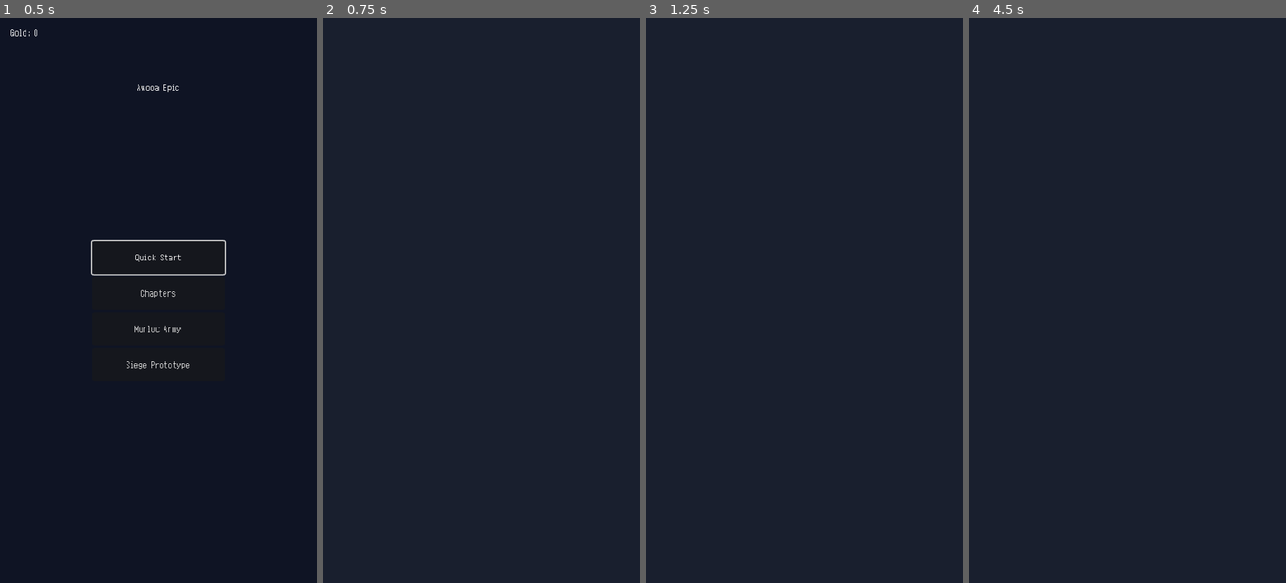
Above: before the commit, frames 1-4 (left to right).
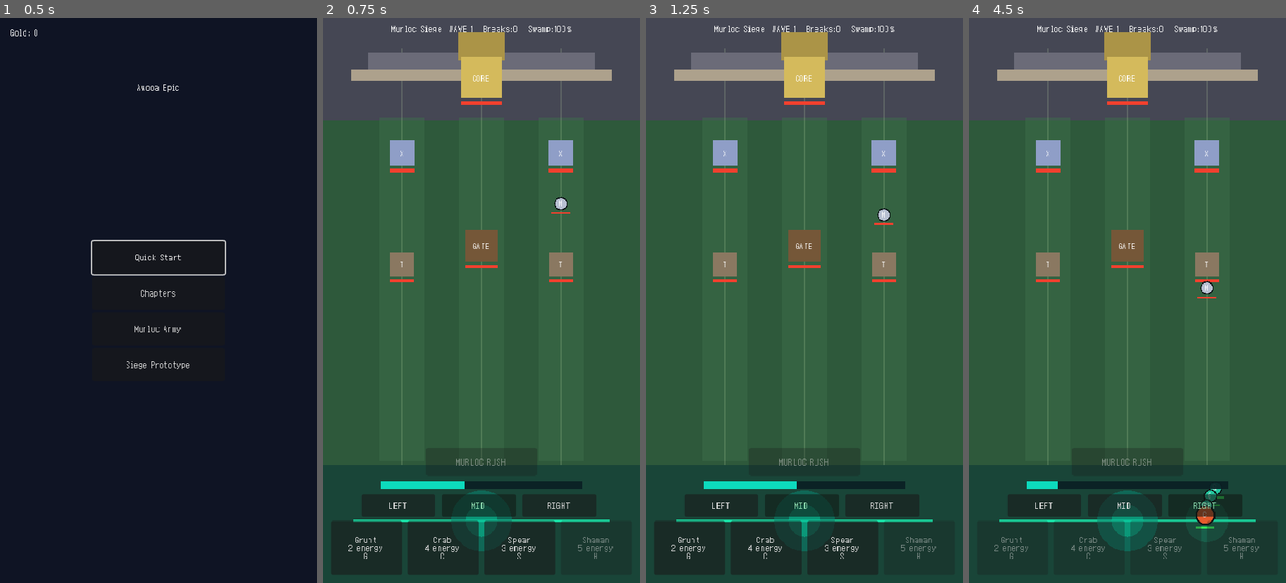
Above: after the commit, the same moments.

Repository: rare1fy/awooa-epic
Game: Godot game, scene res://scenes/main_menu/main_menu.tscn
The game is run twice, just before and just after one commit, with the same random seed, the same clock (stepped at 60 frames per second) and the same inputs.
Inputs (mouse positions are in pixels of both pictures, inside the frame that each line leads up to):
- Up to frame 1 (0.5 s): no input
- Up to frame 2 (0.75 s): click "Siege Prototype" at 0.5 s
- Up to frame 3 (1.25 s): no input
- Up to frame 4 (4.5 s): click (1045, 503) at 1.25 s, where only the run after the commit has a clickable "LEFT"; click (1124, 503) at 2 s, where only the run after the commit has a clickable "MID"; click (1206, 503) at 2.75 s, where only the run after the commit has a clickable "RIGHT"; click (1013, 549) at 3.5 s, where only the run after the commit has a clickable "Grunt 2 energy G"; click (1089, 549) at 4.25 s, where only the run after the commit has a clickable "Crab 4 energy C"

Frame 1 is identical in both runs. In frame 2, 92% of the frame differs, in the area x 0-100%, y 0-100%; in frame 3, 92%; in frame 4, 97%.
Error before the commit: Parse Error: Cannot infer the type of "x" variable because the value doesn't have a set type. (res://scenes/battle/battle_siege.gd:758)

Commit message:
Fix siege prototype web parse errors

Diff:
--- a/scenes/battle/battle_siege.gd
+++ b/scenes/battle/battle_siege.gd
@@ -94,7 +94,7 @@
 		if heal_timer > 0.0:
 			return
 		heal_timer = heal_interval
-		var wounded := battle.find_wounded_murloc(global_position, 74.0)
+		var wounded: SiegeUnit = battle.find_wounded_murloc(global_position, 74.0)
 		if wounded:
 			wounded.heal(heal_amount)
 			battle.flash_at(wounded.global_position, Color(0.35, 1.0, 0.65, 0.9), 22.0)
@@ -205,7 +205,7 @@
 		attack_timer -= delta
 		if attack_timer > 0.0:
 			return
-		var target := battle.find_nearest_murloc(global_position, attack_range, lane)
+		var target: SiegeUnit = battle.find_nearest_murloc(global_position, attack_range, lane)
 		if target:
 			battle.building_attack(self, target)
 			attack_timer = attack_interval
@@ -421,12 +421,12 @@
 
 func find_target_for(unit: SiegeUnit) -> Node2D:
 	if unit.side == &"murloc":
-		var nearest_unit := _nearest_unit(unit.global_position, defenders, unit.attack_range, unit.lane)
-		var nearest_building := _nearest_building(unit.global_position, unit.attack_range, unit.lane)
+		var nearest_unit: SiegeUnit = _nearest_unit(unit.global_position, defenders, unit.attack_range, unit.lane)
+		var nearest_building: SiegeBuilding = _nearest_building(unit.global_position, unit.attack_range, unit.lane)
 		if nearest_unit and nearest_building:
 			return nearest_unit if unit.global_position.distance_to(nearest_unit.global_position) < unit.global_position.distance_to(nearest_building.global_position) else nearest_building
 		return nearest_unit if nearest_unit else nearest_building
-	var target := _nearest_unit(unit.global_position, murlocs, unit.attack_range, unit.lane)
+	var target: SiegeUnit = _nearest_unit(unit.global_position, murlocs, unit.attack_range, unit.lane)
 	if target:
 		return target
 	if unit.global_position.y >= SPAWN_Y_START + 8.0:
@@ -755,7 +755,7 @@
 	draw_rect(Rect2(0, 675, 480, 179), Color(0.1, 0.27, 0.22, 1.0))
 
 	for i: int in 3:
-		var x := LANE_X[i]
+		var x: float = LANE_X[i]
 		draw_rect(Rect2(x - 34.0, 150.0, 68.0, 520.0), Color(0.24, 0.44, 0.29, 0.45))
 		draw_line(Vector2(x, 675.0), Vector2(x, 45.0), Color(0.8, 0.9, 0.7, 0.18), 2.0)
 
